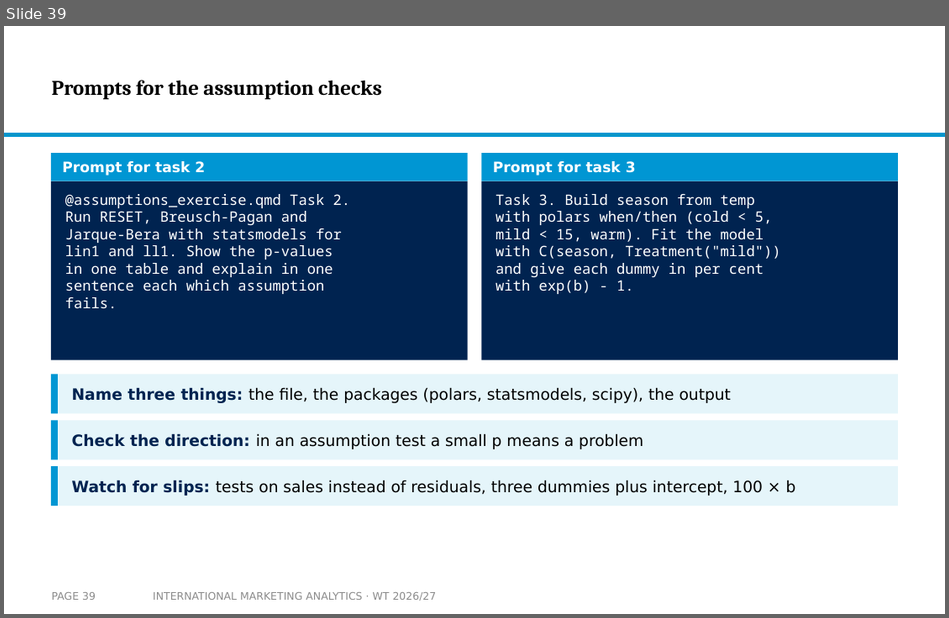
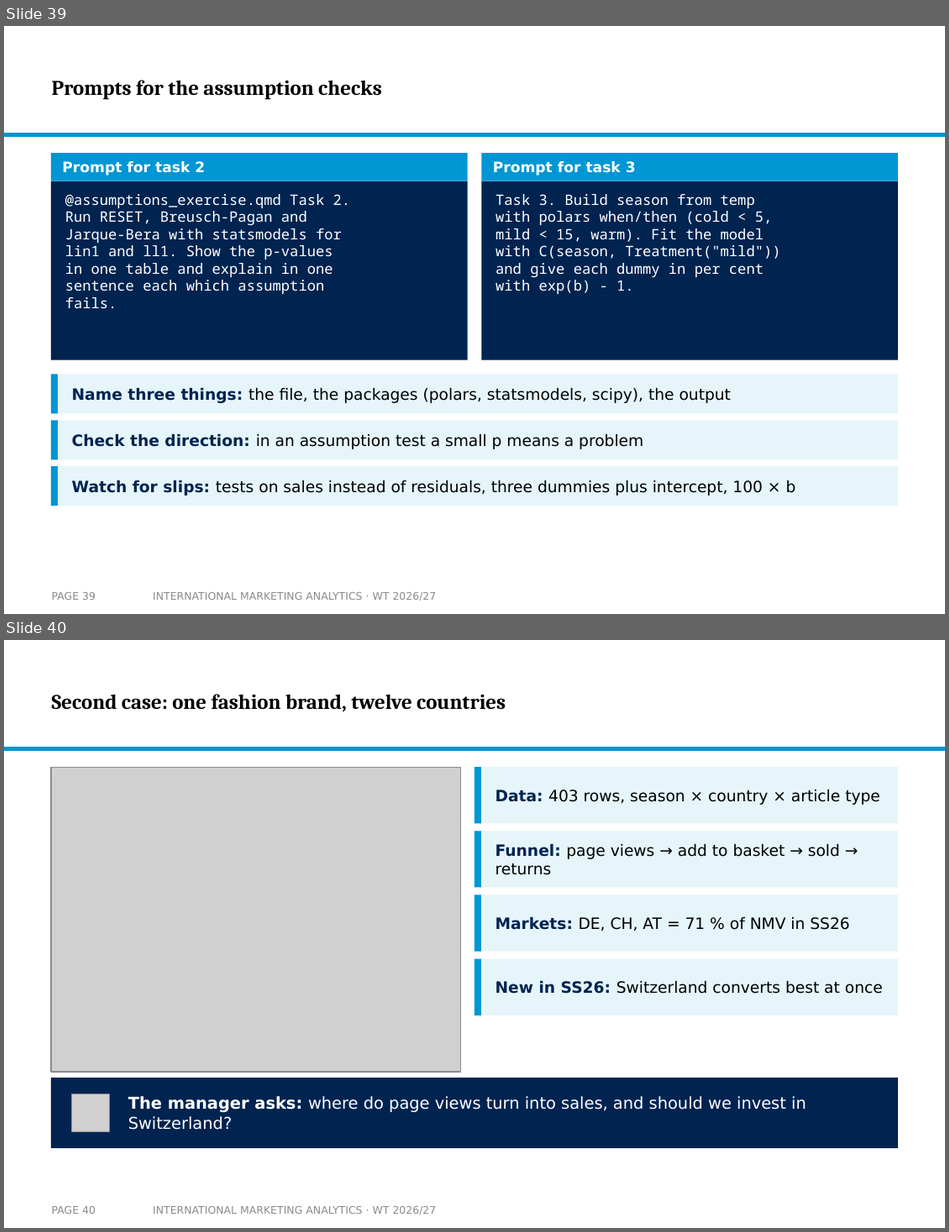
Before and after one commit to arnefloh-wu/international-marketing-analytics-teaching, a slide deck: slides/01e_regression-assumptions-dummies-nonlinear_WT26-27.pptx. Shown one above the other, each under a label of ours: slide 39 before the commit, slides 39 and 40 after it. The pictures are 949x618 and 949x1232 pixels, drawn with LibreOffice and Linux fonts; fonts in the diff are those of the drawing; grey boxes stand for pictures; background and template pictures are left out. Boxes give left, top, right and bottom in pixels: in the first picture for what was removed or moved away, otherwise in the second. Text is boxed around its words. In the diff, an @@ line names an element or a change of style, - is before the commit and + after.

```diff
--- a/slides/01e_regression-assumptions-dummies-nonlinear_WT26-27.pptx
+++ b/slides/01e_regression-assumptions-dummies-nonlinear_WT26-27.pptx
@@ slide 40 added at [4,640,945,1228], background #FFFFFF; not listed: 1 template element that a slide beside it also shows @@
@@ title added at [52,694,505,712], 16 pt, text #000000, bold @@
+Second case: one fashion brand, twelve countries
@@ picture added at [51,767,460,1072] @@
@@ rectangle added at [474,767,898,823], fill #E5F5FA @@
@@ rectangle added at [474,767,481,823], fill #0096D3 @@
@@ text added at [495,789,880,805], 12 pt, text #000000 @@
+Data: 403 rows, season × country × article type
@@ rectangle added at [474,831,898,888], fill #E5F5FA @@
@@ rectangle added at [474,831,481,888], fill #0096D3 @@
@@ text added at [495,843,840,875], 12 pt, text #000000 @@
+Funnel: page views → add to basket → sold → returns
@@ rectangle added at [474,895,898,952], fill #E5F5FA @@
@@ rectangle added at [474,895,481,952], fill #0096D3 @@
@@ text added at [495,916,849,931], 12 pt, text #000000 @@
+Markets: DE, CH, AT = 71 % of NMV in SS26
@@ rectangle added at [474,959,898,1015], fill #E5F5FA @@
@@ rectangle added at [474,959,481,1015], fill #0096D3 @@
@@ text added at [495,980,883,994], 12 pt, text #000000 @@
+New in SS26: Switzerland converts best at once
@@ rectangle added at [51,1078,898,1148], fill #002350 @@
@@ picture added at [72,1094,109,1132] @@
@@ text added at [128,1096,806,1130], 12.5 pt, text #FFFFFF @@
+The manager asks: where do page views turn into sales, and should we invest in Switzerland?
@@ page number added at [52,1206,96,1214], 8 pt, text #8C8C8C @@
+PAGE 40
@@ text added at [153,1206,437,1215], 8 pt, text #8C8C8C @@
+INTERNATIONAL MARKETING ANALYTICS · WT 2026/27
```
Also in this commit, not shown: 1 slide changed, 1 other slide added, 1 other file.
